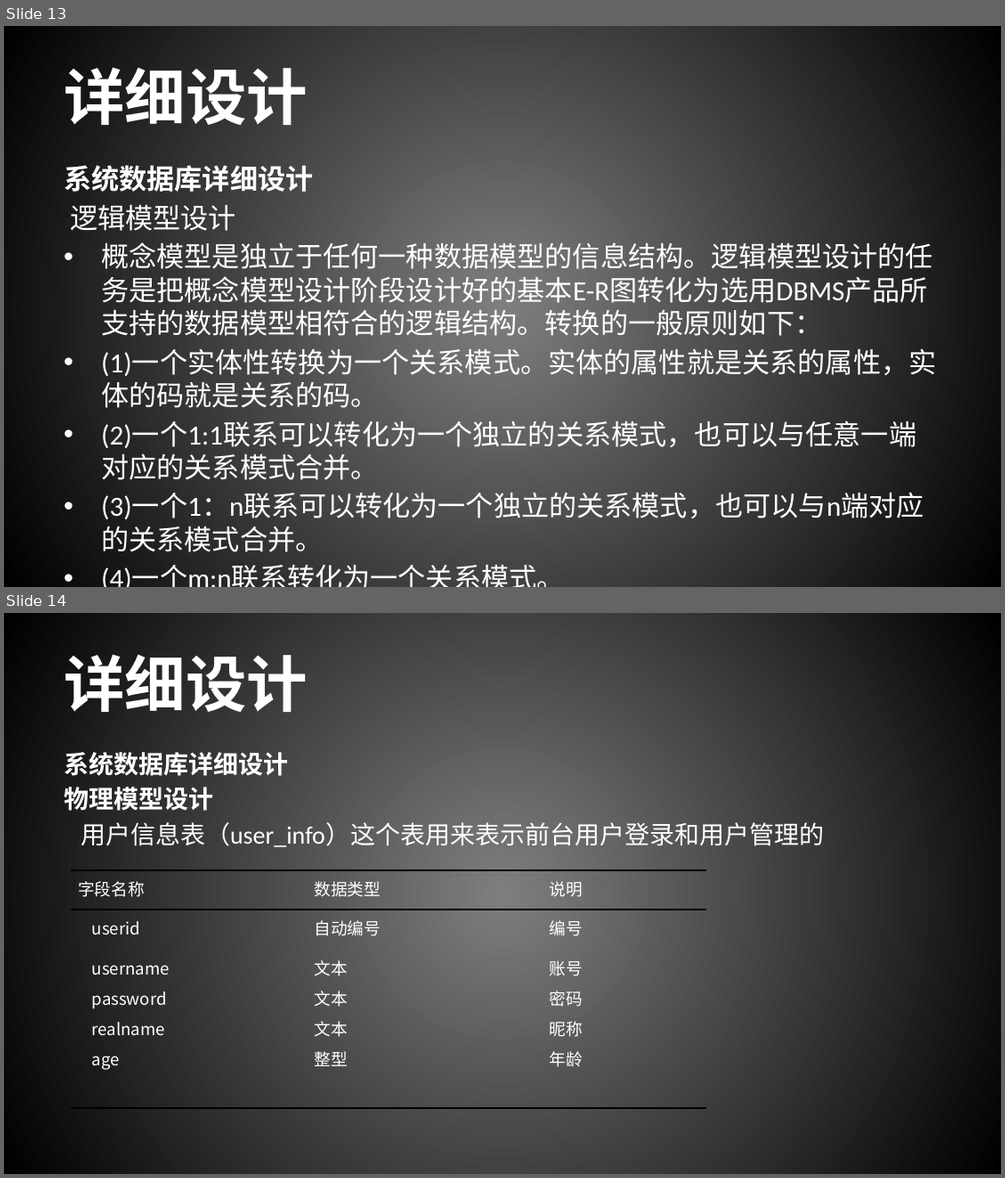
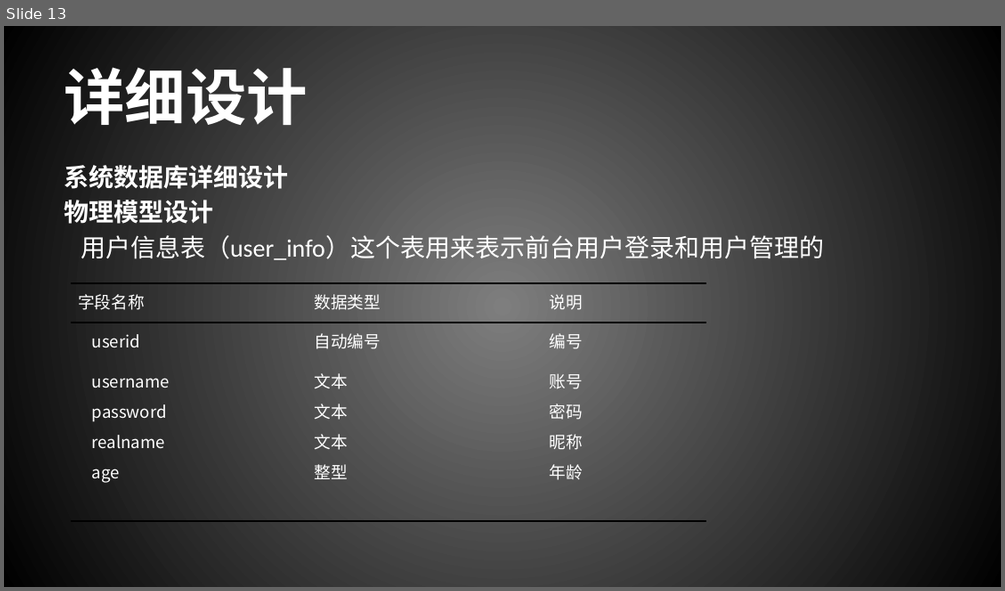
Before and after one commit to wangjun-tino/AtdpX, a slide deck: 毕业设计/毕业答辩.pptx. Shown one above the other, each under a label of ours: slides 13 and 14 before the commit, slide 13 after it. The pictures are 1005x1178 and 1005x591 pixels, drawn with LibreOffice and Linux fonts; fonts in the diff are those of the drawing. Boxes give left, top, right and bottom in pixels: in the first picture for what was removed or moved away, otherwise in the second. Text is boxed around its words. In the diff, an @@ line names an element or a change of style, - is before the commit and + after.

```diff
--- a/毕业设计/毕业答辩.pptx
+++ b/毕业设计/毕业答辩.pptx
@@ slide 13 removed at [4, 26, 1001, 587], background gradient #7F7F7F to #000000 @@
@@ title removed at [64, 57, 307, 125] @@
-详细设计
@@ text removed at [64, 161, 936, 523] @@
-系统数据库详细设计
-逻辑模型设计
-• 概念模型是独立于任何一种数据模型的信息结构。逻辑模型设计的任务是把概念模型设计阶段设计好的基本E-R图转化为选用DBMS产品所支持的数据模型相符合的逻辑结构。转换的一般原则如下：
-• (1)一个实体性转换为一个关系模式。实体的属性就是关系的属性，实体的码就是关系的码。
-• (2)一个1:1联系可以转化为一个独立的关系模式，也可以与任意一端对应的关系模式合并。
-• (3)一个1：n联系可以转化为一个独立的关系模式，也可以与n端对应的关系模式合并。
-• (4)一个m:n联系转化为一个关系模式。
@@ what was slide 14 is now slide 13 @@
```
Also in this commit, not shown: 1 slide changed, 1 other file.
